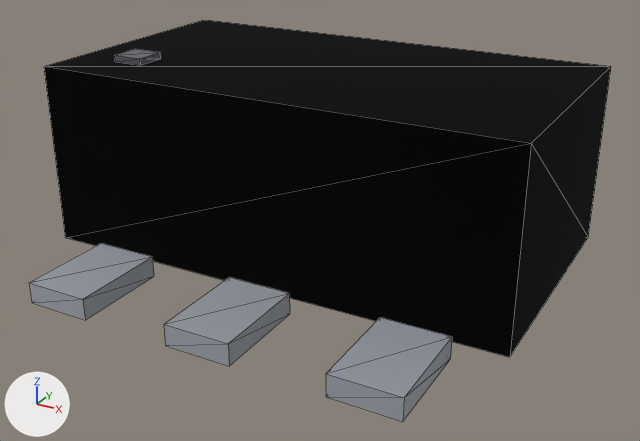
An edit to the glTF model parts/lp2985-sot23-5/lp2985-sot23-5.glb, drawn before and after from the same camera.
Before and after are seen from a 50 mm camera at (0.00243, -0.0045, 0.00246) aimed at (0.00003, -0.00015, 0.00028). The axes (+X, +Y, +Z) are drawn at lower left. The lights are the same throughout. The first picture is the older version. Mesh edges are drawn as thin lines. Where no turn or scale is listed for an object, it has been applied to the vertices. Vertices at exactly the same position are counted once.
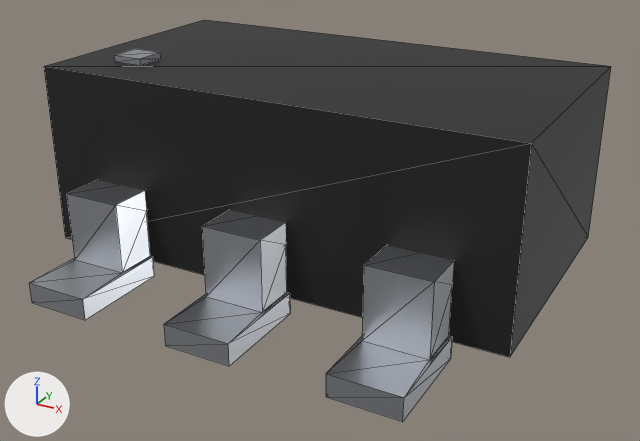
Where the newer file only moved an object's origin or applied its transform, the numbers keep the older frame.

Where the change shows, as pixel boxes [x1, y1, x2, y2] in the pictures (640 x 441 px):
'Mesh_0', surface changed (lighter)
    both: [44, 20, 611, 357]
'Mesh_2', surface changed, reshaped
    before: [29, 243, 452, 421]
    after: [29, 180, 454, 421]
part 1 of me_mesh_2, built on
    before: [29, 243, 452, 397]
    after: [29, 180, 454, 397]

Edits to the bpy script that builds the scene:
```text
Change mat_mat_0:
    mat_mat_0.metallic: 1.0 -> 0.0
    mat_mat_0.roughness: 1.0 -> 0.52
Change mat_mat_2:
    mat_mat_2.roughness: 1.0 -> 0.36
Change me_mesh_2:
    used by ob_mesh_2; location = (-0.00095, -0.0011, 0.000065)
    remove me_mesh_2.from_pydata(...)  # 40 vertices, 60 faces; spans x -0.0002..0.0021, y -0.0003..0.0025, z -0.00007..0.00007
    add me_mesh_2.from_pydata(...)  # 110 vertices, 180 faces; spans x -0.0002..0.0021, y -0.0003..0.0025, z -0.00007..0.00049
    me_mesh_2 part 1
    20 faces are deleted
    26 vertices are added at x -0.00018..0.00208, y 0.0003..0.00215, z 0.00006..0.00048
    10 new vertices lie (0.0, 0.0, -0.00013) away from vertices in x -0.0002..0.0021, y 0.0003..0.0019, z 0.00006
    10 new vertices lie (0.0, 0.0, 0.00029) away from vertices in x -0.00018..0.00208, y 0.0003..0.0019, z 0.00006
    6 new vertices lie (0.0, -0.00025, 0.00001) away from vertices in x -0.00018..0.00208, y 0.0003, z 0.00006
    6 new vertices lie (0.0, 0.00026, 0.00013) away from vertices in x -0.00018..0.00208, y 0.0003, z 0.00035
    6 new vertices lie (0.0, 0.00026, 0.0) away from vertices in x -0.00018..0.00208, y 0.0003, z 0.00035
    6 new vertices lie (0.0, -0.00025, 0.00014) away from vertices in x -0.00018..0.00208, y 0.0003, z 0.00035
    140 new faces join them
```
